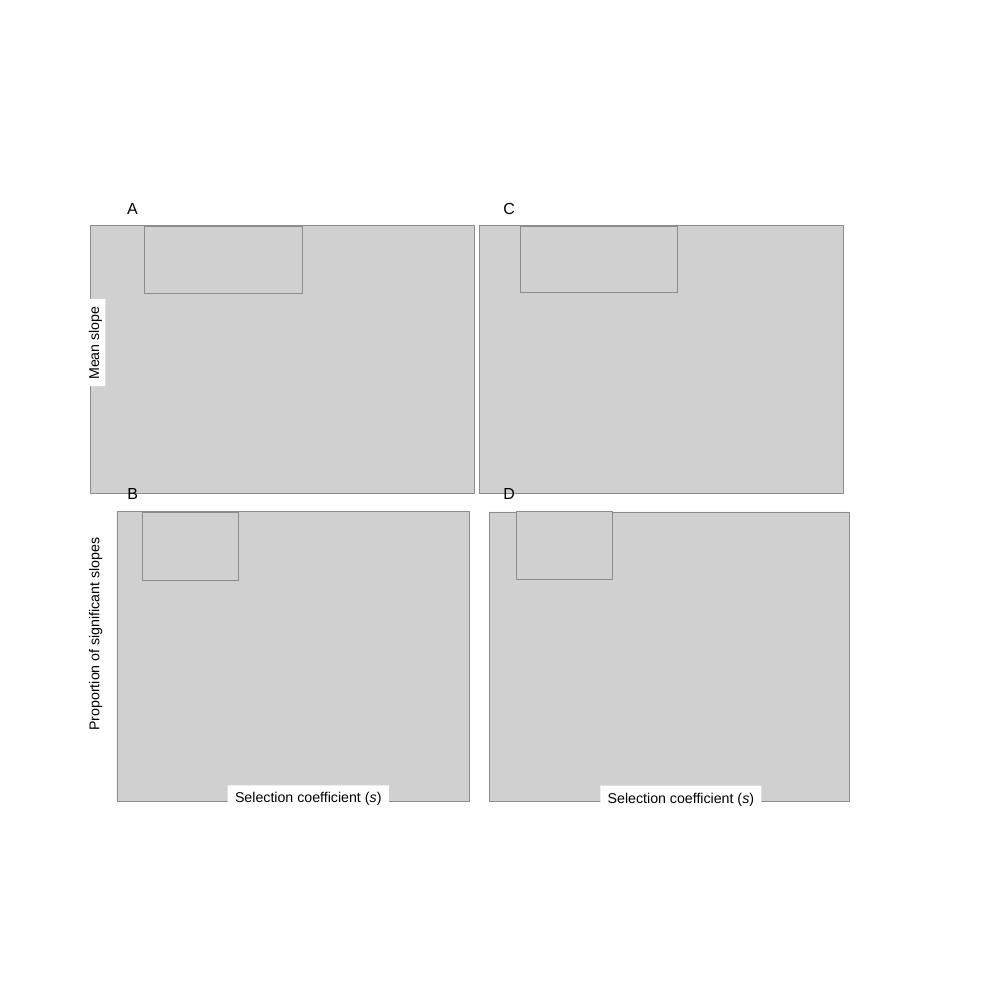
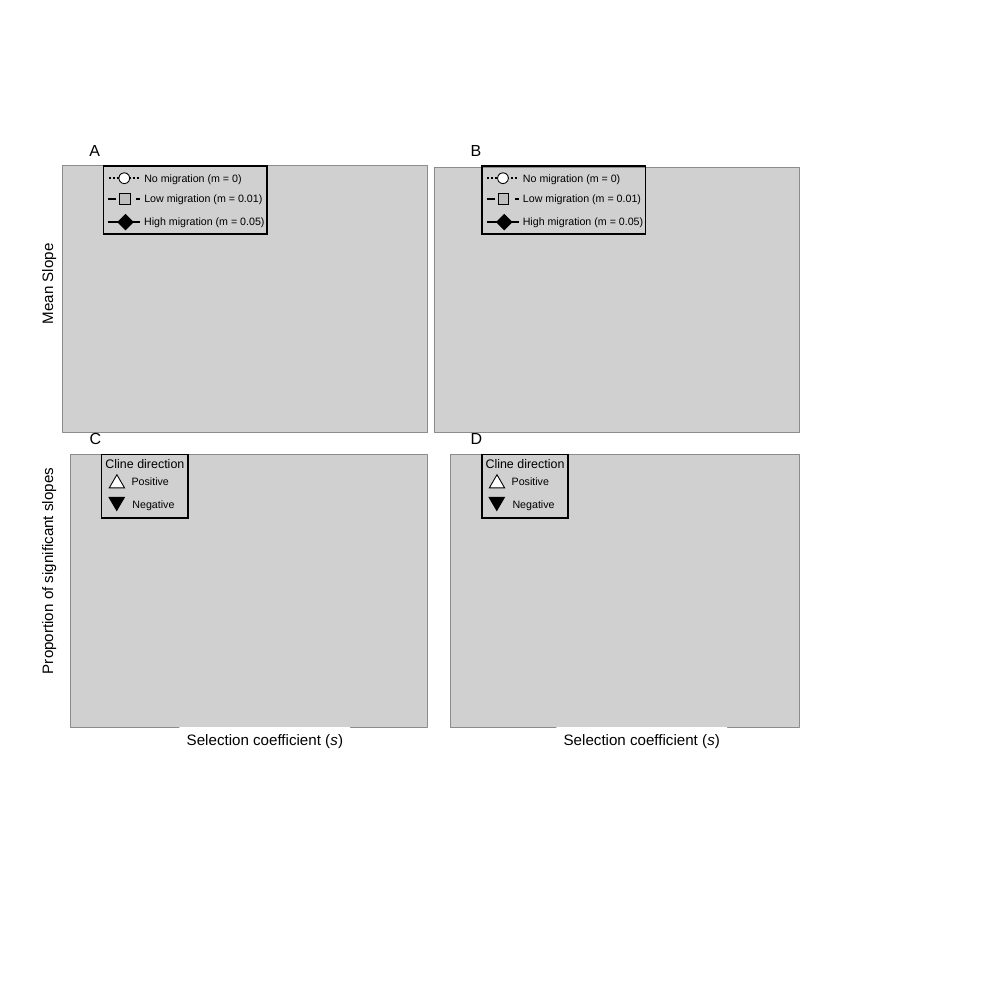
Before and after one commit to James-S-Santangelo/Simulating-Evolutionary-Clines-SEC-, a slide deck: slide 7 of SEC_Writings/SEC_Manuscript-Figures.pptx. Drawn at 1008x1008 pixels with LibreOffice and Linux fonts; fonts in the diff are those of the drawing; grey boxes stand for pictures. Boxes give left, top, right and bottom in pixels: in the first picture for what was removed or moved away, otherwise in the second. Text is boxed around its words. In the diff, an @@ line names an element or a change of style, - is before the commit and + after.

```diff
--- a/SEC_Writings/SEC_Manuscript-Figures.pptx
+++ b/SEC_Writings/SEC_Manuscript-Figures.pptx
@@ text "A": place and size @@
-text "A" at bbox=[127, 203, 138, 214]
+text "A" at bbox=[89, 145, 100, 156]
@@ text "B" rewrapped from bbox=[127, 488, 138, 503] to bbox=[471, 145, 482, 156] @@
@@ picture: place and size @@
-picture at bbox=[90, 225, 474, 493]
+picture at bbox=[62, 165, 428, 432]
@@ picture: place and size @@
-picture at bbox=[479, 225, 844, 493]
+picture at bbox=[434, 167, 799, 432]
@@ rectangle "Mean Slope": place and size @@
-rectangle "Mean Slope" at bbox=[82, 299, 105, 386]
+rectangle "Mean Slope" at bbox=[35, 236, 60, 331]
@@ group removed at bbox=[75, 226, 678, 747]: 4 pictures, 1 rectangle @@
@@ group added at bbox=[102, 166, 646, 518]: 12 texts, 8 rectangles, 6 lines, 4 triangles, 2 ellipses @@
+Positive
+Negative
+Cline direction
+Positive
+Negative
+Cline direction
+No migration (m = 0)
+Low migration (m = 0.01)
+High migration (m = 0.05)
+No migration (m = 0)
+Low migration (m = 0.01)
+High migration (m = 0.05)
@@ text in rectangle at bbox=[39, 247, 56, 323]: text changed; size 16 to 17 pt @@
-Mean slope
+Mean Slope
@@ text "C": place and size @@
-text "C" at bbox=[503, 203, 515, 214]
+text "C" at bbox=[90, 431, 102, 444]
@@ text "D": place and size @@
-text "D" at bbox=[503, 488, 515, 503]
+text "D" at bbox=[471, 431, 483, 444]
@@ size 16 to 17 pt in 3 elements at bbox=[556, 727, 727, 752], bbox=[179, 727, 350, 752], bbox=[35, 459, 60, 681] @@
@@ rectangle "Proportion of significant slopes": place and size @@
-rectangle "Proportion of significant slopes" at bbox=[82, 528, 106, 737]
+rectangle "Proportion of significant slopes" at bbox=[35, 459, 60, 681]
@@ picture: place and size @@
-picture at bbox=[117, 511, 470, 801]
+picture at bbox=[70, 454, 428, 727]
@@ picture: place and size @@
-picture at bbox=[490, 512, 849, 801]
+picture at bbox=[451, 454, 799, 727]
@@ rectangle "Selection coefficient (s)": place and size @@
-rectangle "Selection coefficient (s)" at bbox=[228, 785, 389, 809]
+rectangle "Selection coefficient (s)" at bbox=[179, 727, 350, 752]
@@ rectangle "Selection coefficient (s)": place and size @@
-rectangle "Selection coefficient (s)" at bbox=[600, 785, 762, 809]
+rectangle "Selection coefficient (s)" at bbox=[556, 727, 727, 752]
```
Also in this commit, not shown: 1 slide added, 12 other files.
